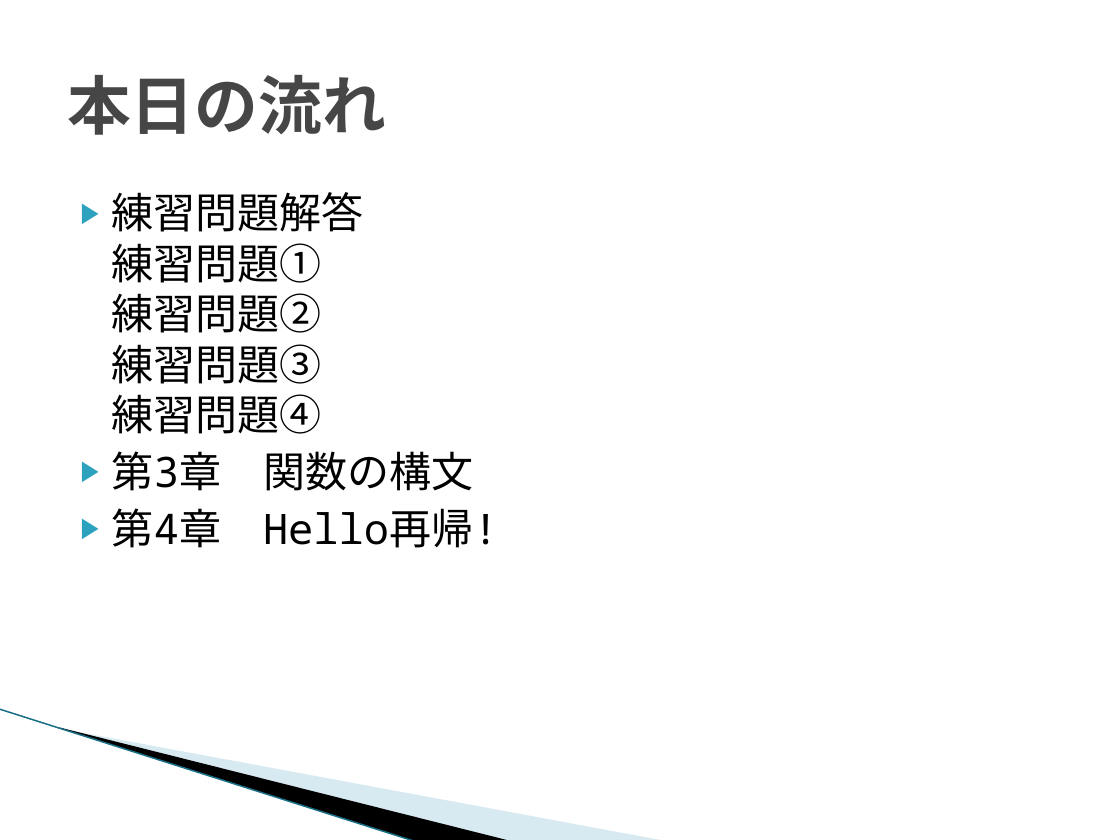
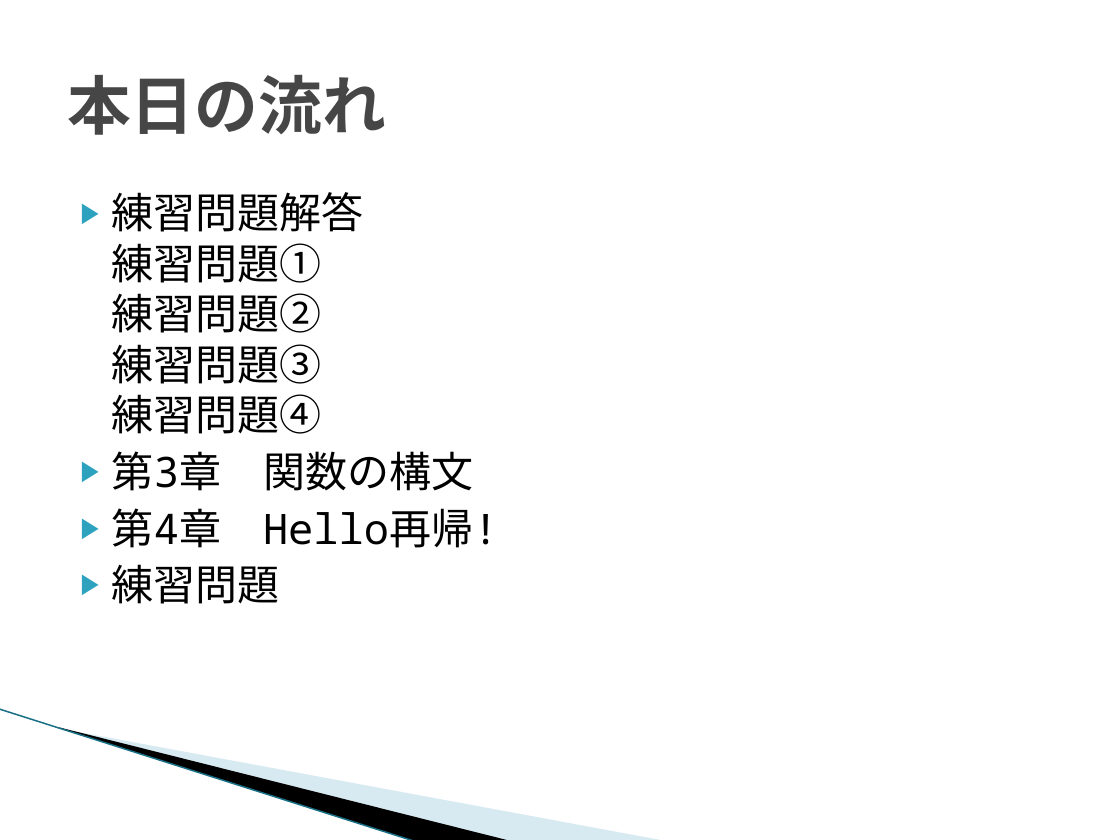
Before and after one commit to naruoga/LYaHfGGreadingMIS, a slide deck: slide 2 of 201311/LYaHfGG2.pptx. Drawn at 1120x840 pixels with LibreOffice and Linux fonts; fonts in the diff are those of the drawing; background and template pictures are left out. Boxes give left, top, right and bottom in pixels: in the first picture for what was removed or moved away, otherwise in the second. Text is boxed around its words. In the diff, an @@ line names an element or a change of style, - is before the commit and + after.

```diff
--- a/201311/LYaHfGG2.pptx
+++ b/201311/LYaHfGG2.pptx
@@ text at bbox=[112, 564, 280, 604]: paragraph added @@
+▶ 練習問題
```
Also in this commit, not shown: 3 other slides changed, 3 slides added, 4 other files.
